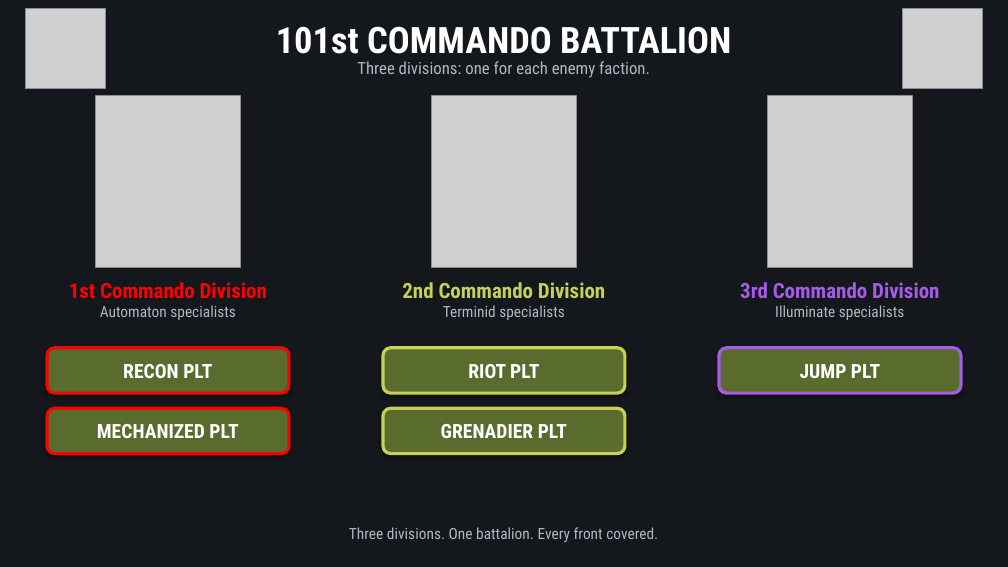
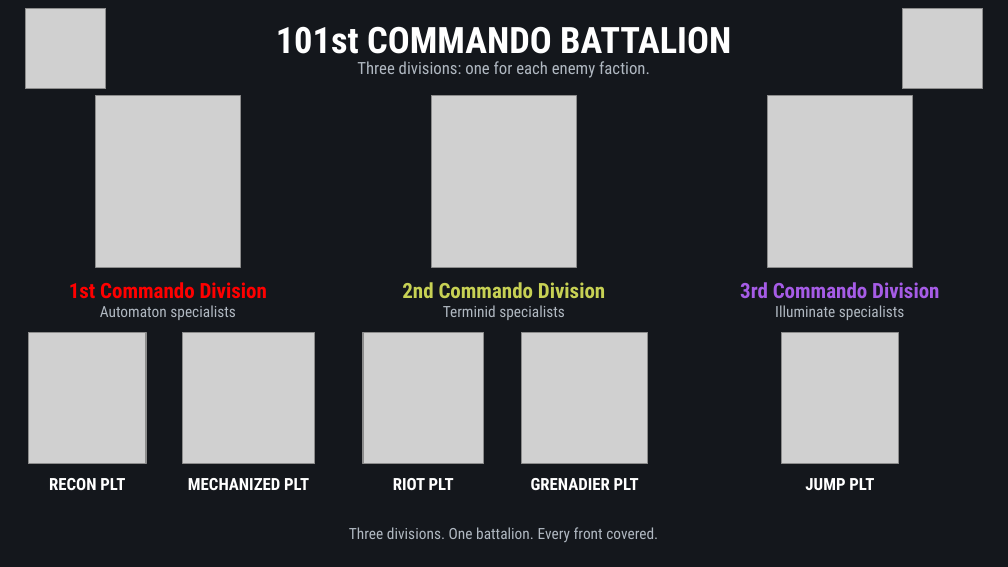
Before and after one commit to gillardcove06-prog/101st-arc, a slide deck: slide 1 of structure/101st-structure.pptx. Drawn at 1008x567 pixels with LibreOffice and Linux fonts; fonts in the diff are those of the drawing; grey boxes stand for pictures. Boxes give left, top, right and bottom in pixels: in the first picture for what was removed or moved away, otherwise in the second. Text is boxed around its words. In the diff, an @@ line names an element or a change of style, - is before the commit and + after.

Commit message:
Structure deck and PDF with platoon patches

```diff
--- a/structure/101st-structure.pptx
+++ b/structure/101st-structure.pptx
@@ picture added at [28,333,146,464] @@
@@ picture added at [182,333,314,464] @@
@@ picture added at [363,333,484,464] @@
@@ picture added at [522,333,648,464] @@
@@ picture added at [781,333,898,464] @@
@@ text "RECON PLT" at [49,478,125,490]: size 14 to 12 pt; vertical alignment middle to top; fill #5A6B2E to none; outline #FF0000 2.25 pt to none; shadow off @@
@@ text "RECON PLT": place and size @@
-text "RECON PLT" at [47,348,289,393]
+text "RECON PLT" at [49,478,125,490]
@@ text "MECHANIZED PLT": place and size @@
-text "MECHANIZED PLT" at [47,408,289,454]
+text "MECHANIZED PLT" at [188,478,309,490]
@@ text "MECHANIZED PLT" at [188,478,309,490]: size 14 to 12 pt; vertical alignment middle to top; fill #5A6B2E to none; outline #FF0000 2.25 pt to none; shadow off @@
@@ text "RIOT PLT" at [393,478,454,490]: size 14 to 12 pt; vertical alignment middle to top; fill #5A6B2E to none; outline #C7D154 2.25 pt to none; shadow off @@
@@ text "RIOT PLT": place and size @@
-text "RIOT PLT" at [383,348,625,393]
+text "RIOT PLT" at [393,478,454,490]
@@ text "GRENADIER PLT": place and size @@
-text "GRENADIER PLT" at [383,408,625,454]
+text "GRENADIER PLT" at [531,478,639,490]
@@ text "GRENADIER PLT" at [531,478,639,490]: size 14 to 12 pt; vertical alignment middle to top; fill #5A6B2E to none; outline #C7D154 2.25 pt to none; shadow off @@
@@ text "JUMP PLT": place and size @@
-text "JUMP PLT" at [719,348,961,393]
+text "JUMP PLT" at [805,478,874,490]
@@ text "JUMP PLT" at [805,478,874,490]: size 14 to 12 pt; vertical alignment middle to top; fill #5A6B2E to none; outline #A65CE6 2.25 pt to none; shadow off @@
```
Also in this commit, not shown: 1 other file.
